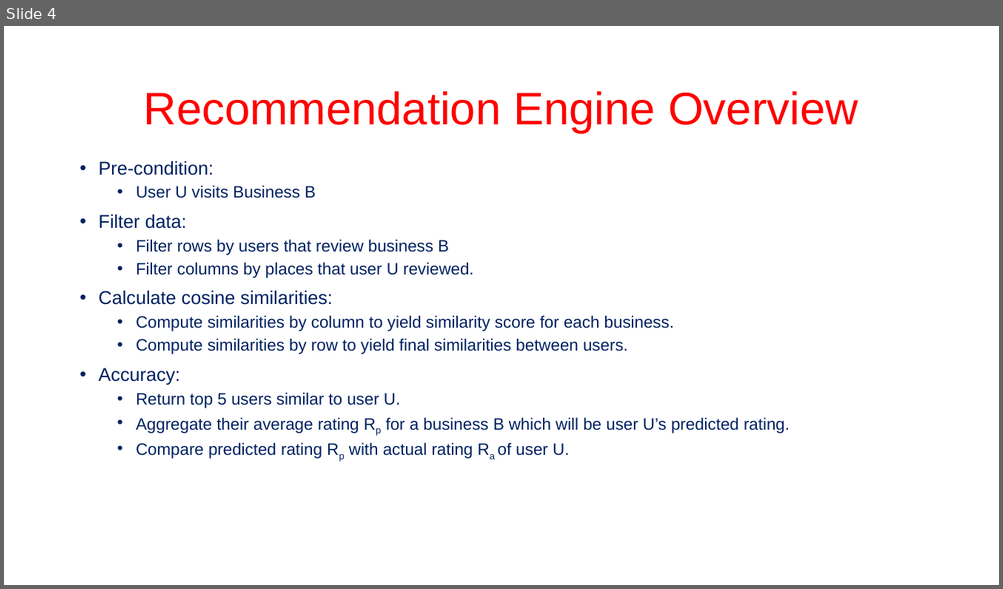
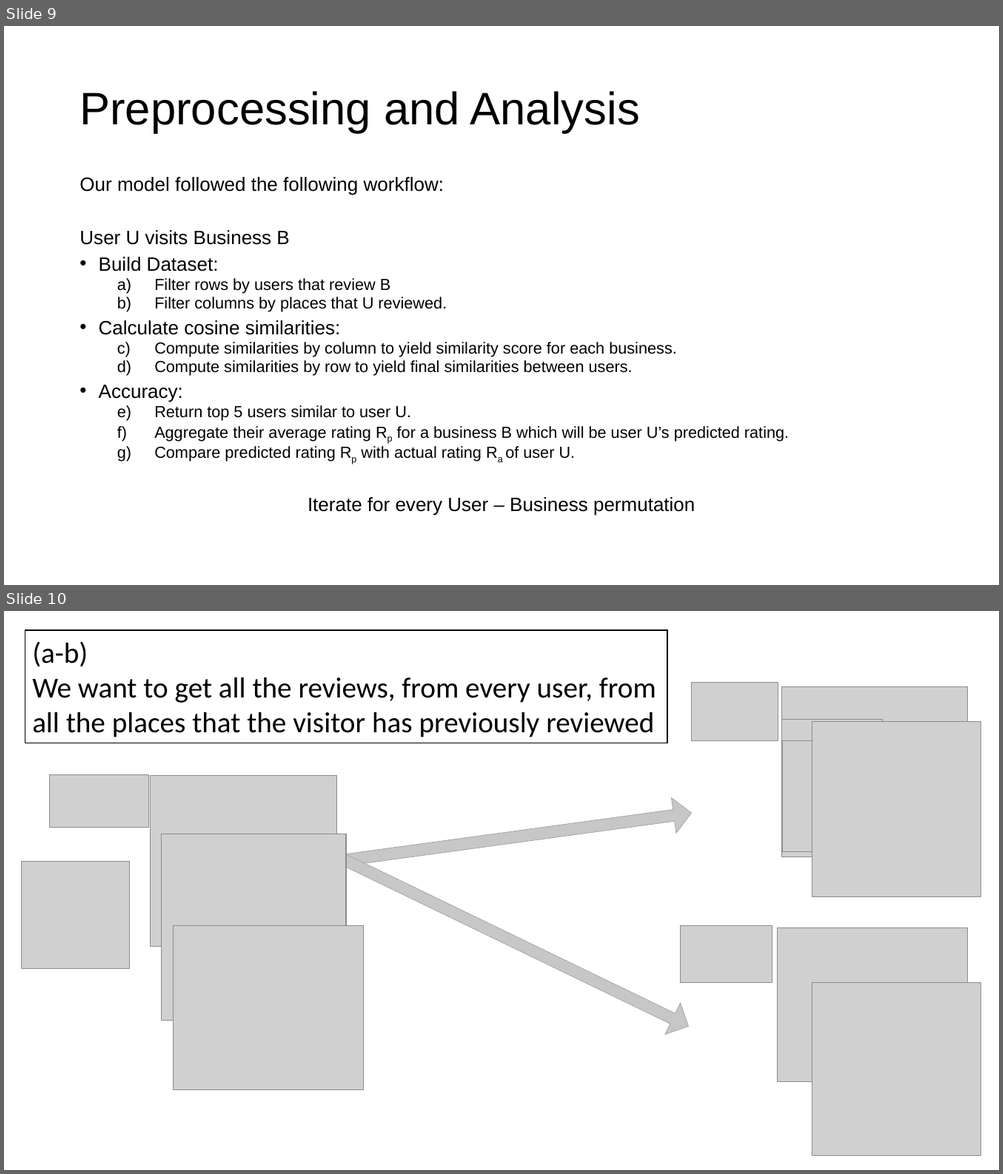
Before and after one commit to methoddatascience/Libra, a slide deck: reviewly/reviewly_libra.pptx. Shown one above the other, each under a label of ours: slide 4 before the commit, slides 9 and 10 after it. The pictures are 1003x589 and 1003x1174 pixels, drawn with LibreOffice and Linux fonts; fonts in the diff are those of the drawing; grey boxes stand for pictures; background and template pictures are left out. Boxes give left, top, right and bottom in pixels: in the first picture for what was removed or moved away, otherwise in the second. Text is boxed around its words. In the diff, an @@ line names an element or a change of style, - is before the commit and + after.

```diff
--- a/reviewly/reviewly_libra.pptx
+++ b/reviewly/reviewly_libra.pptx
@@ slide 10 added at box(4, 611, 999, 1170), background #FFFFFF @@
@@ rectangle added at box(25, 630, 667, 743), fill #FFFFFF, outline #000000 1 pt, 28 pt, text #000000 @@
+(a-b)
+We want to get all the reviews, from every user, from all the places that the visitor has previously reviewed
@@ picture added at box(691, 683, 778, 741) @@
@@ picture added at box(782, 686, 968, 857) @@
@@ picture added at box(782, 720, 882, 742) @@
@@ picture added at box(812, 721, 981, 897) @@
@@ picture added at box(782, 741, 963, 852) @@
@@ picture added at box(50, 775, 148, 827) @@
@@ picture added at box(151, 776, 337, 946) @@
@@ right arrow added at box(301, 796, 694, 884), fill gradient #D2D2D2 to #C8C8C8 to #C0C0C0, outline #A5A5A5 0.5 pt @@
@@ right arrow added at box(277, 816, 697, 1042), fill gradient #D2D2D2 to #C8C8C8 to #C0C0C0, outline #A5A5A5 0.5 pt @@
@@ picture added at box(162, 834, 347, 1021) @@
@@ picture added at box(21, 861, 129, 969) @@
@@ picture added at box(173, 925, 364, 1090) @@
@@ picture added at box(680, 925, 771, 983) @@
@@ picture added at box(777, 928, 967, 1082) @@
@@ picture added at box(812, 983, 981, 1156) @@
@@ what was slide 4 is now slide 9 @@
@@ slide 9 changed as well @@
@@ title at box(79, 91, 640, 133): text changed; text colour #FF0000 to #000000 @@
-Recommendation Engine Overview
+Preprocessing and Analysis
@@ text "Our model followed the following ...": place and size @@
-text "Our model followed the following ..." at box(99, 161, 789, 459)
+text "Our model followed the following ..." at box(79, 177, 788, 516)
@@ text at box(79, 177, 444, 195): text changed; size 18 to 18.6 pt; text colour #002060 to #000000 @@
-• Pre-condition:
+Our model followed the following workflow:
@@ text at box(79, 230, 788, 462): size 16 to 18.6 pt in "User U visits Business B"; text colour #002060 to #000000 in "User U visits Business B", "Calculate cosine similarities:", "Compute similarities by column to yield similarity ...", "Compute similarities by row to yield final ..." and 4 more places; size 18 to 18.6 pt in "Calculate cosine similarities:", "Accuracy:"; size 16 to 15.5 pt in "Compute similarities by column to yield similarity ...", "Compute similarities by row to yield final ...", "Return top 5 users similar to user ...", "Aggregate their average rating Rp for a ..." and 1 more places; bullet • to none; list level 2 to 1 in "User U visits Business B"; line spacing 0.9 to 0.7; bullet • to a) @@
@@ text at box(99, 257, 447, 312): text changed; size 16 to 15.5 pt; text colour #002060 to #000000 @@
-• Filter data:
-  • Filter rows by users that review business B
-  • Filter columns by places that user U reviewed.
+• Build Dataset:
+  a) Filter rows by users that review B
+  b) Filter columns by places that U reviewed.
@@ text at box(307, 497, 694, 516): paragraph added @@
+Iterate for every User – Business permutation
```
Also in this commit, not shown: 7 other slides changed, 8 other slides added, 1 slide removed.
